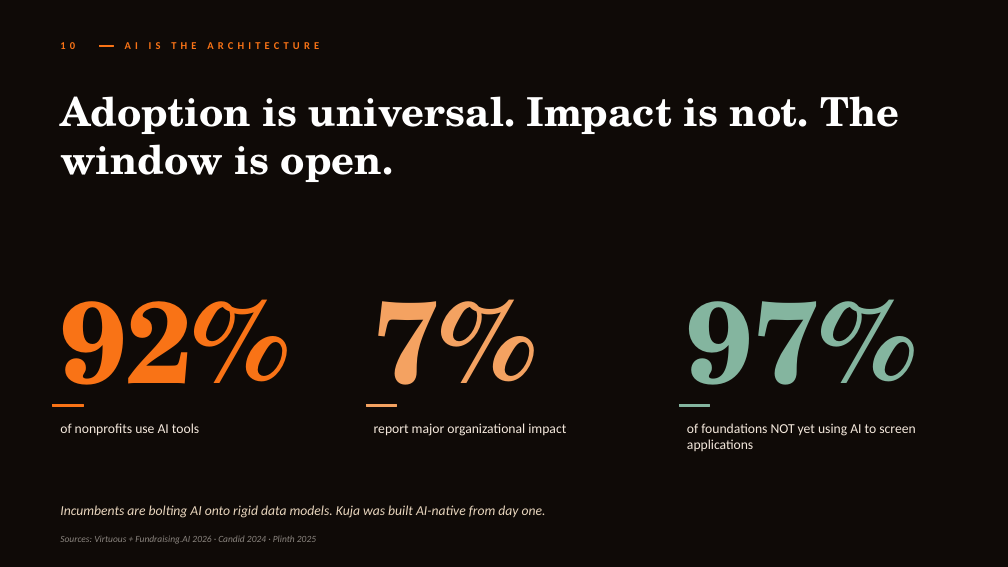
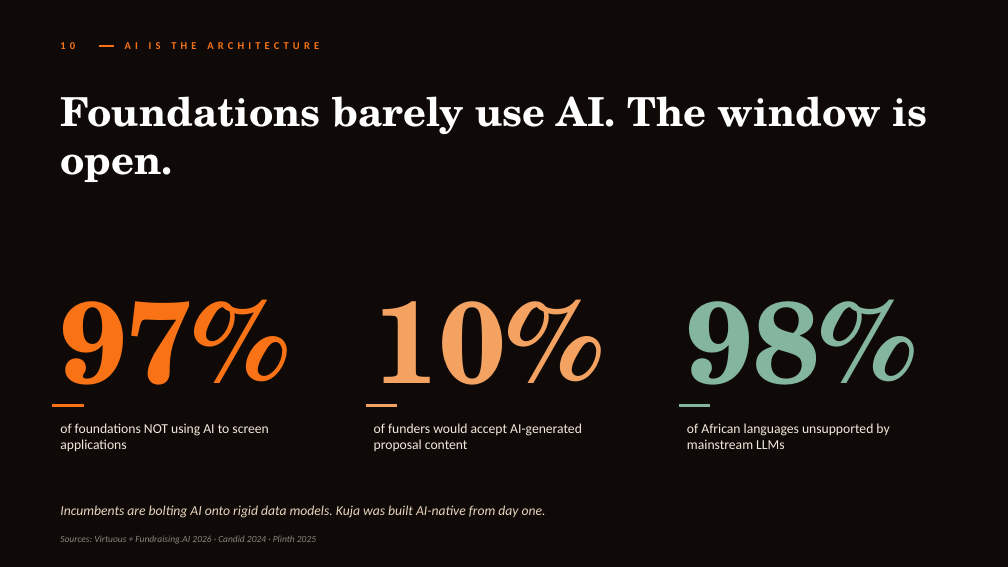
Before and after one commit to idirisloyan/kuja-grant, a slide deck: slide 11 of docs/Kuja_Pitch_Deck_V12_Professional_July2026.pptx. Drawn at 1008x567 pixels with LibreOffice and Linux fonts; fonts in the diff are those of the drawing. Boxes give left, top, right and bottom in pixels: in the first picture for what was removed or moved away, otherwise in the second. Text is boxed around its words. In the diff, an @@ line names an element or a change of style, - is before the commit and + after.

```diff
--- a/docs/Kuja_Pitch_Deck_V12_Professional_July2026.pptx
+++ b/docs/Kuja_Pitch_Deck_V12_Professional_July2026.pptx
@@ text at (60,96,927,182): text changed @@
-Adoption is universal. Impact is not. The window is open.
+Foundations barely use AI. The window is open.
@@ text at (60,299,289,407): text changed @@
-92%
+97%
@@ text at (374,299,603,407): text changed @@
-7%
+10%
@@ text at (687,299,916,407): text changed @@
-97%
+98%
@@ text at (60,423,268,452): text changed @@
-of nonprofits use AI tools
+of foundations NOT using AI to screen applications
@@ text at (374,423,582,451): text changed @@
-report major organizational impact
+of funders would accept AI-generated proposal content
@@ text at (687,423,889,449): text changed @@
-of foundations NOT yet using AI to screen applications
+of African languages unsupported by mainstream LLMs
```
Also in this commit, not shown: 8 other files.
